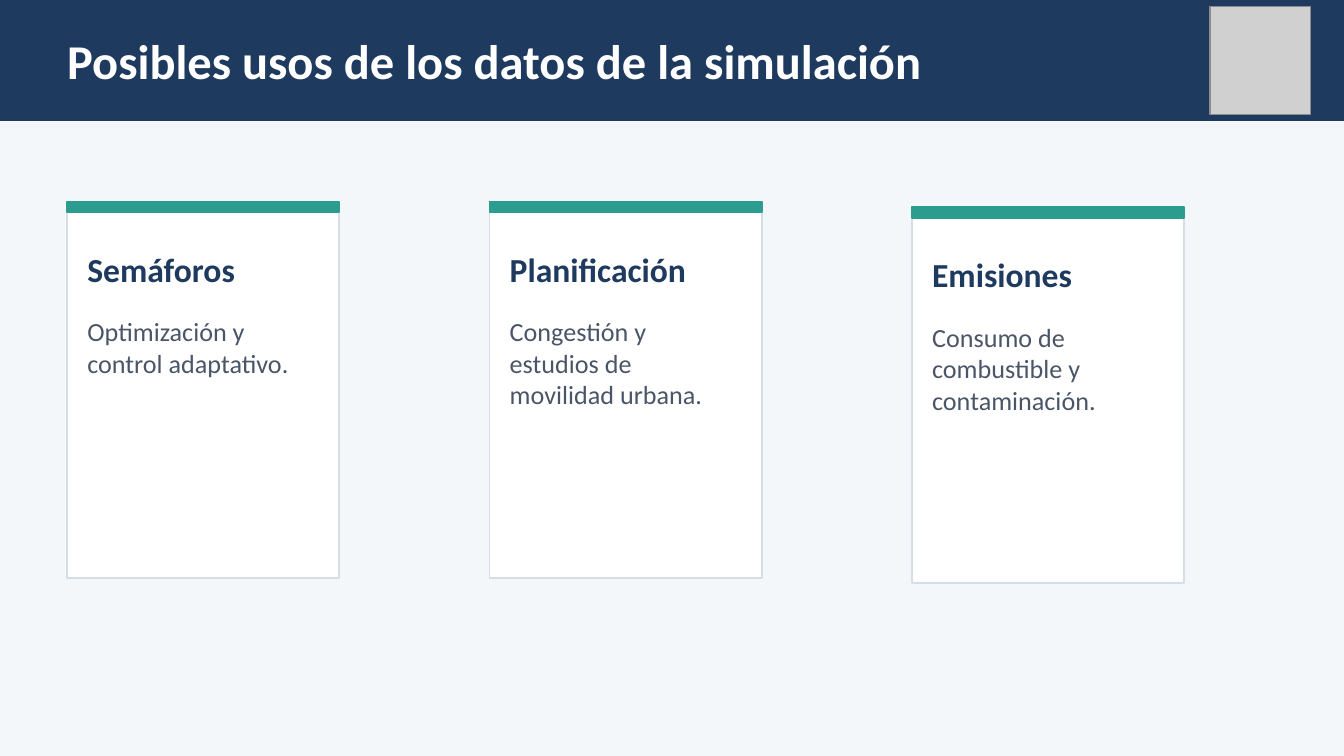
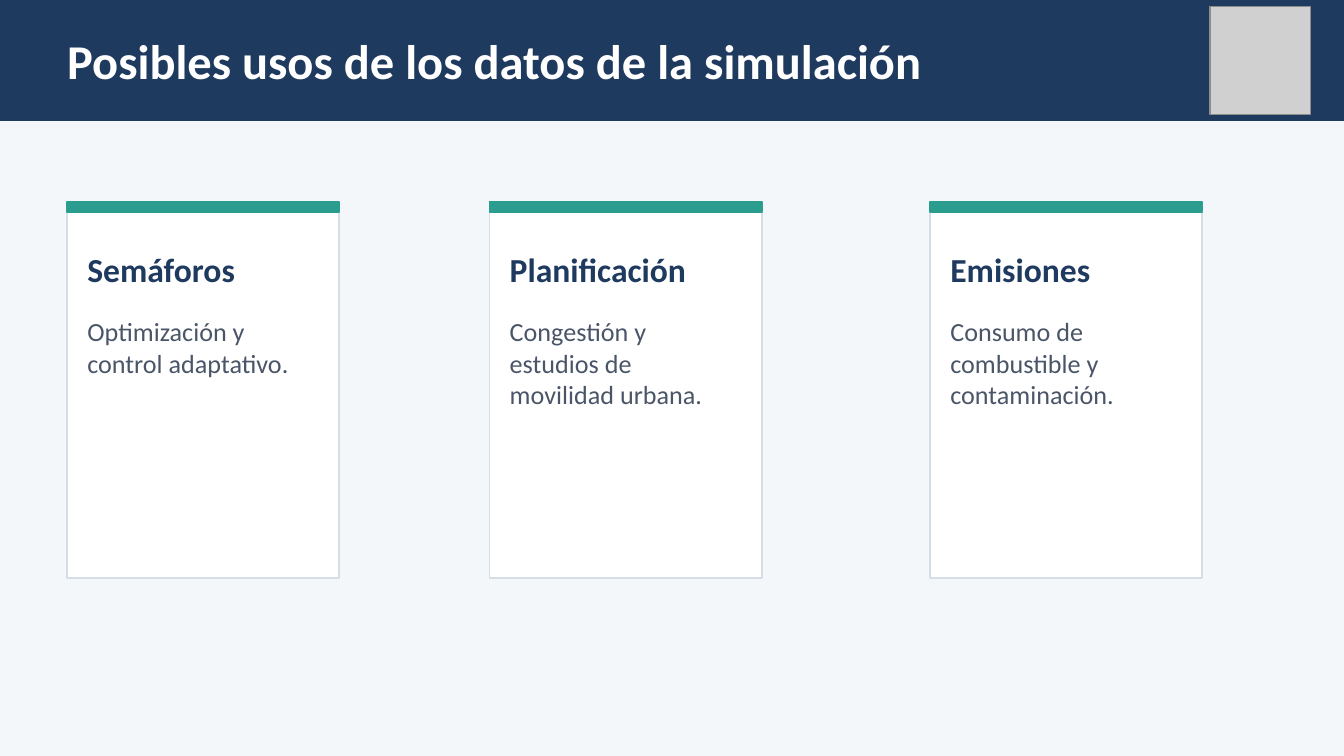
Before and after one commit to owsei/SUMO_presentacion, a slide deck: slide 5 of Presentacion_SUMO.pptx (slide 6 before the commit). Drawn at 1344x756 pixels with LibreOffice and Linux fonts; fonts in the diff are those of the drawing; grey boxes stand for pictures. Boxes give left, top, right and bottom in pixels: in the first picture for what was removed or moved away, otherwise in the second. Text is boxed around its words. In the diff, an @@ line names an element or a change of style, - is before the commit and + after.

```diff
--- a/Presentacion_SUMO.pptx
+++ b/Presentacion_SUMO.pptx
@@ 2 texts, 2 rectangles: place and size @@
-2 texts, 2 rectangles at bbox=[913, 207, 1184, 583]
+2 texts, 2 rectangles at bbox=[930, 202, 1202, 578]
```
Also in this commit, not shown: 9 other slides changed, 2 slides added, 1 slide removed.
